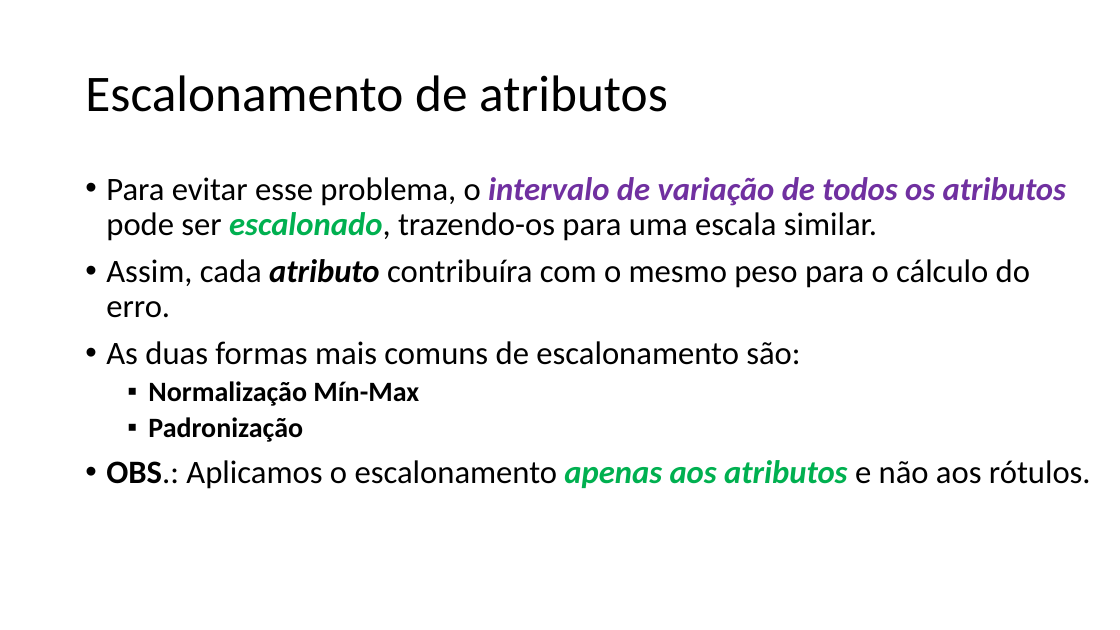
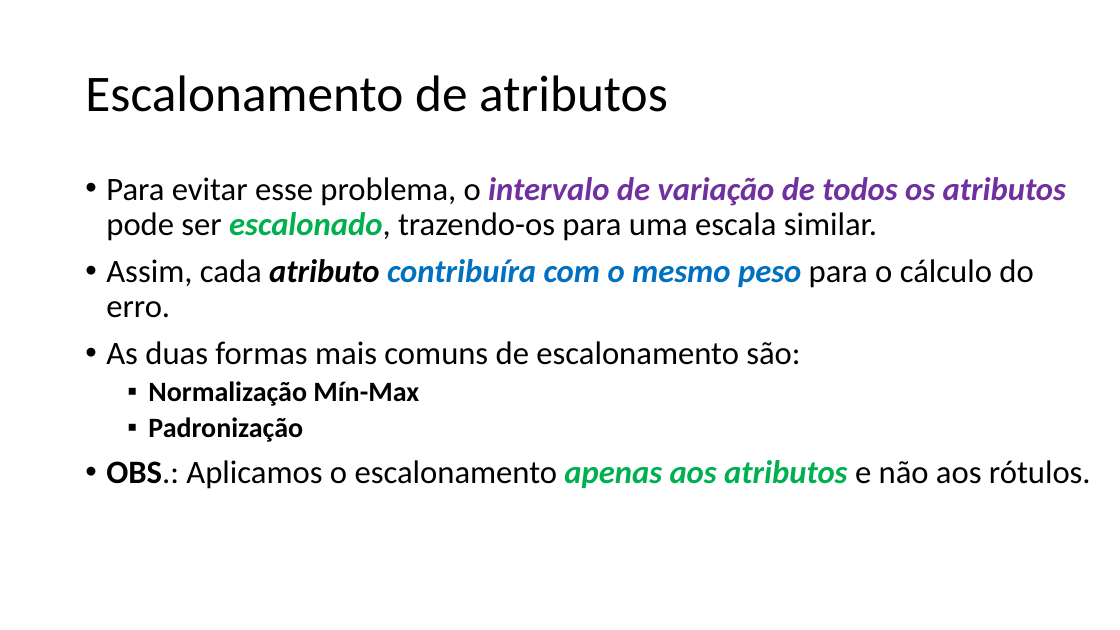
Before and after one commit to zz4fap/t319_aprendizado_de_maquina, a slide deck: slide 6 of slides/T319_Regressão_Linear (Parte IV).pptx. Drawn at 1120x630 pixels with LibreOffice and Linux fonts; fonts in the diff are those of the drawing. Boxes give left, top, right and bottom in pixels: in the first picture for what was removed or moved away, otherwise in the second. Text is boxed around its words. In the diff, an @@ line names an element or a change of style, - is before the commit and + after.

```diff
--- a/slides/T319_Regressão_Linear (Parte IV).pptx
+++ b/slides/T319_Regressão_Linear (Parte IV).pptx
@@ text at (x1=106, y1=259, x2=1033, y2=318): text colour #000000 to #0070C0, bold on, italic on in "contribuíra com o mesmo peso" @@
```
Also in this commit, not shown: 8 other slides changed, 1 other file.
